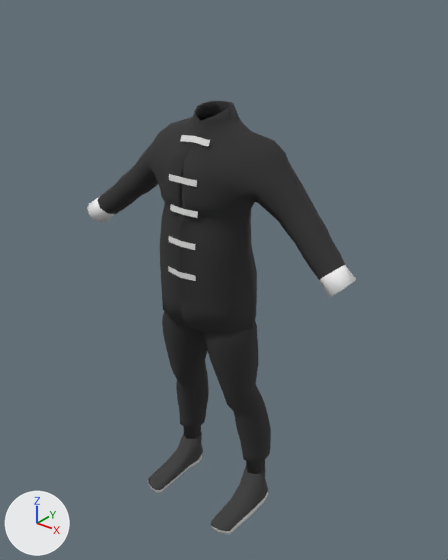
Before and after pictures for a commit that changed the FBX model Assets/Models/Outfits/Kung Fu/Kung_Fu_1.fbx.
One viewpoint serves both versions: a 50 mm lens placed at (1.95, -2.31, 2.91), pointed at (0.04, 0.07, 1.44). Arrows for +X, +Y and +Z are at lower left; the lights stay in place. Where no turn or scale is listed for an object, it has been applied to the vertices.

The first picture shows 'Pants', 'Shirt', 'Shoes', 'Straps'.
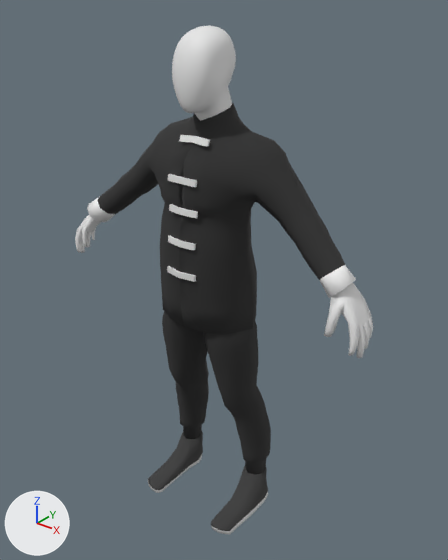
Pixel boxes (x1, y1, x2, y2) of what changed, in the pictures (448 x 560 px; the box of a moved part takes in the faces that stretch with it):
'Pants', reshaped: before (162, 312, 271, 474); after (162, 312, 271, 475)
'Skin', added: after (75, 25, 373, 358)
part 1 of me_cylinder_007, moved or reshaped: (166, 347, 269, 430) in both

The change, as a list of edits to the scene's bpy script:
```text
Change me_cylinder_007:
    used by ob_pants; location = (0.0, 0.0, 1.337)
    remove me_cylinder_007.from_pydata(...)  # 686 vertices, 688 faces; spans x -0.334..0.334, y -0.194..0.21, z -1.144..0.073
    add me_cylinder_007.from_pydata(...)  # 686 vertices, 688 faces; spans x -0.334..0.334, y -0.194..0.21, z -1.145..0.073
    me_cylinder_007 part 1: 144 of 686 vertices moved; they spanned x -0.314..0.314, y -0.093..0.195, z -0.704..-0.48 and now span x -0.315..0.315, y -0.108..0.19, z -0.704..-0.478; mean shift (0.0, -0.005, 0.0); largest move (-0.195, -0.02, -0.65) -> (-0.187, -0.035, -0.652)
Add me_cylinder_002:
    me_cylinder_002.from_pydata(...)  # 1829 vertices, 1834 faces; spans x -0.96..0.96, y -0.23..0.23, z -1.34..1.39
Add ob_skin:
    ob_skin = bpy.data.objects.new('Skin', me_cylinder_002)
    ob_skin.location = (0.0, 0.0, 1.337)
```
